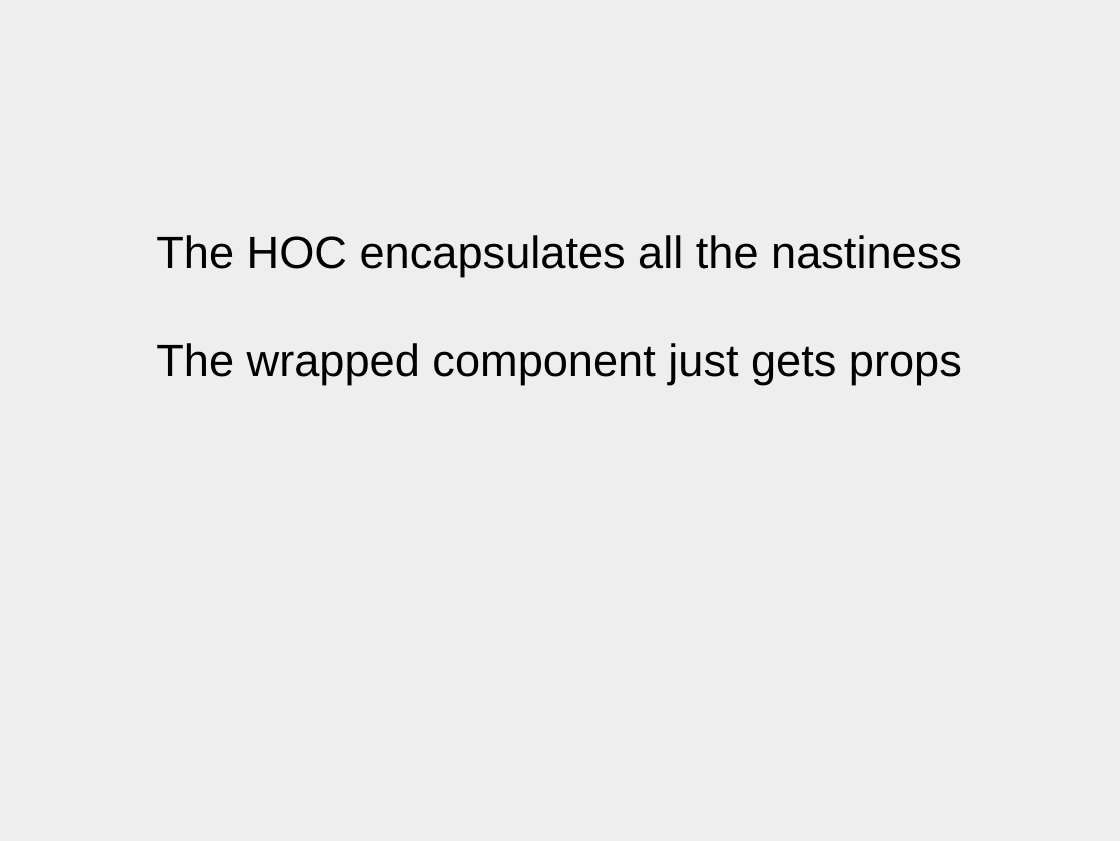
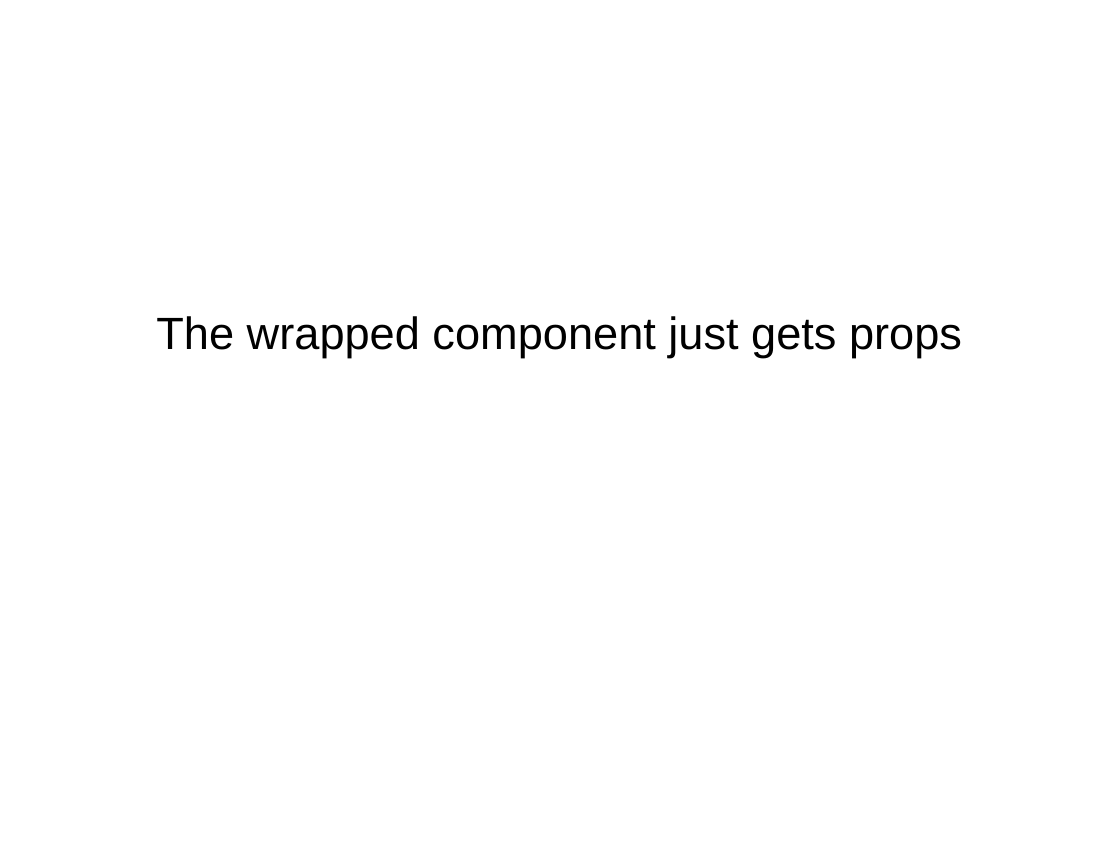
Before and after one commit to johnBartos/react-d3-demo, a slide deck: slide 15 of d3slides.odp (slide 14 before the commit). Drawn at 1120x841 pixels with LibreOffice and Linux fonts; fonts in the diff are those of the drawing. Boxes give left, top, right and bottom in pixels: in the first picture for what was removed or moved away, otherwise in the second. Text is boxed around its words. In the diff, an @@ line names an element or a change of style, - is before the commit and + after.

```diff
--- a/d3slides.odp
+++ b/d3slides.odp
@@ background #EEEEEE to #FFFFFF @@
@@ subtitle "The wrapped component just gets ..." at [156, 316, 962, 358]: more space between paragraphs @@
@@ subtitle at [156, 235, 962, 277]: paragraph removed @@
-The HOC encapsulates all the nastiness
```
Also in this commit, not shown: 12 other slides changed, 4 slides added, 6 slides removed.
